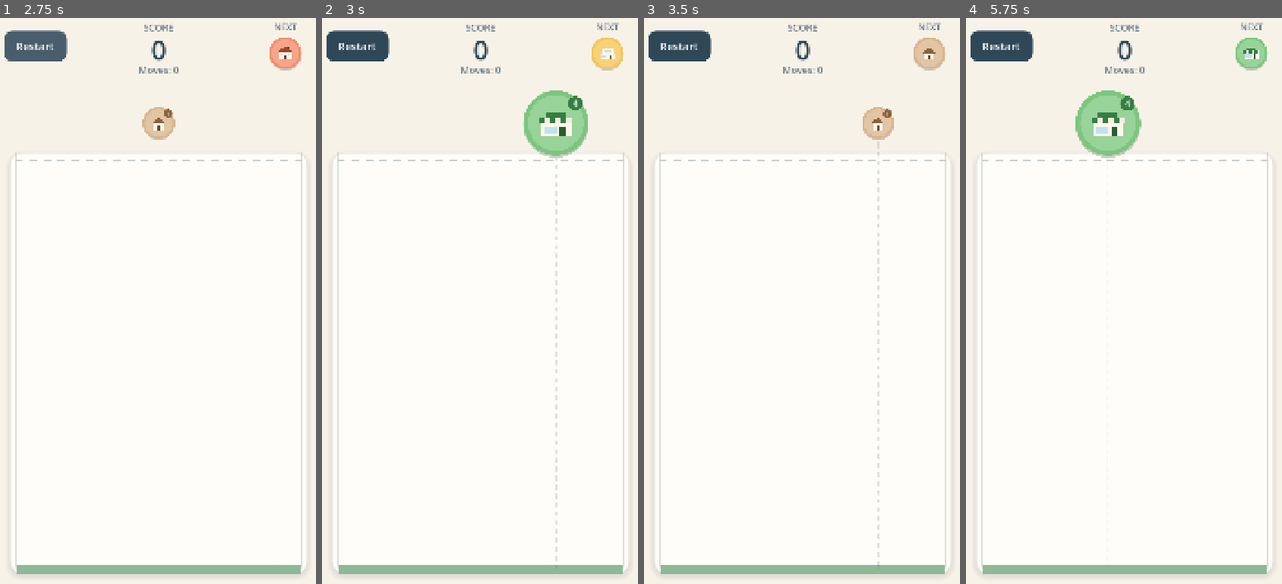
Above: before the commit, frames 1-4 (left to right).
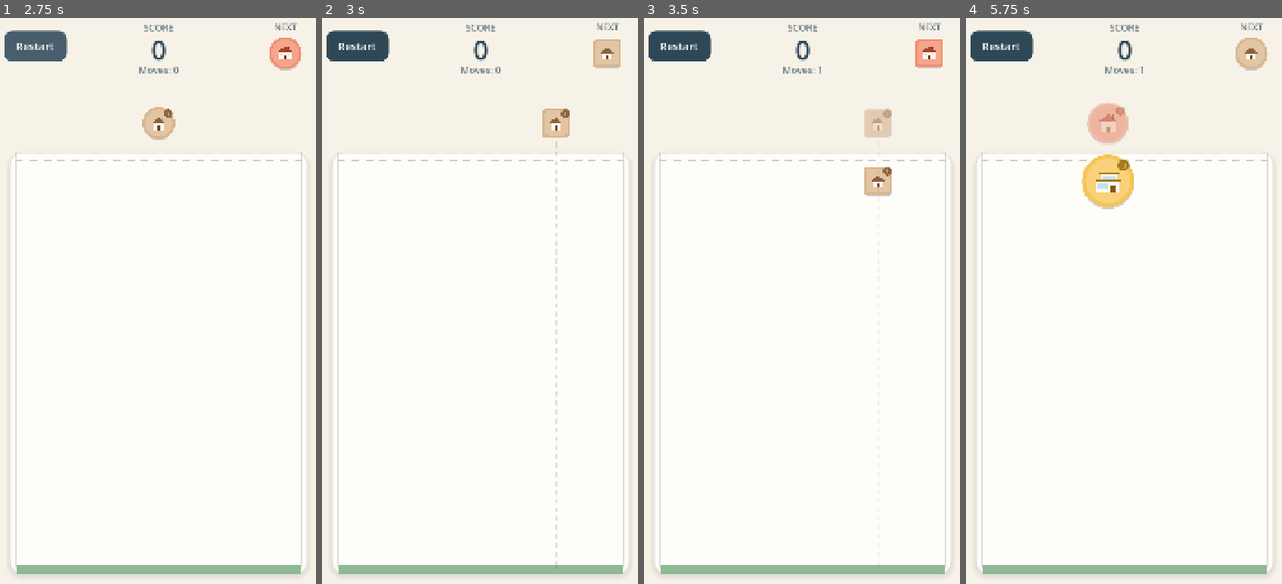
Above: after the commit, the same moments.

Repository: oguzgunes0234-collab/mini-metropol
Game: Godot game, scene res://scenes/main.tscn
Same seed, same stepped clock (60 frames per second), same inputs: the game is played once before the commit and once after it.
Inputs (mouse positions are in pixels of both pictures, inside the frame that each line leads up to):
- Up to frame 1 (2.75 s): click "Restart" at 0.5 s; click "Restart" at 1.25 s; click "Restart" at 2 s
- Up to frame 2 (3 s): tap Enter at 2.75 s; move the mouse to (555, 284) at 2.77 s; tap B at 2.85 s; click (555, 284) at 2.92 s
- Up to frame 3 (3.5 s): tap Space at 3.02 s
- Up to frame 4 (5.75 s): move the mouse to (1057, 346) at 3.52 s; tap B at 3.6, 4.55, 5.1 s; click (1057, 346) at 3.67 s; tap Space at 3.77, 5.27 s; move the mouse to (1158, 182) at 4.27 s; tap R at 4.35 s; click (1158, 182) at 4.42 s; move the mouse to (1108, 436) at 5.02 s; click (1108, 436) at 5.17 s

Frame 1 is identical in both runs. In frame 2, 2.8% of the frame differs, in the area x 63-96%, y 3-97%; in frame 3, 1.1%; in frame 4, 3.5%, in the area x 34-96%, y 3-34%.

Commit message:
Aşama 2: sağlamlaştırma, ölçümler ve belgeler
- Bırakma noktası dolu kuralı: bina başka binanın içinde doğmaz (simülasyonda bulunan hata)
- Yukarı doğru hız sınırı ve güvenlik tavanı: binalar alandan kaçamaz (testte bulunan hata)
- Bina boyutları %25 büyütüldü (5 varyantın simülasyonla karşılaştırılması)
- Dairesel binaların çizimi dik kalır; yuvarlatılmış kare şekil deneysel (B tuşu)
- Simülasyona kare süresi ve gömülme ölçümü; ekran görüntüsü ve lint araçları
- Oturum başlangıç kancası: bulut oturumunda Godot otomatik kurulur
- Belgeler: mimari, kararlar, testler, görsel lisans kaydı

Co-Authored-By: Claude Opus 5.5 <noreply@anthropic.com>
Claude-Session: https://claude.ai/code/session_01Ko1xbann4AtbbogS29C8dN

Diff:
--- a/scripts/game/board.gd
+++ b/scripts/game/board.gd
@@ -185,6 +185,8 @@
 
 func _physics_process(delta: float) -> void:
 	sim_time += delta
+	for b in buildings:
+		b.keep_upright()
 	if not active:
 		return
 	_resolve_merges()
--- a/scripts/game/building.gd
+++ b/scripts/game/building.gd
@@ -28,6 +28,7 @@
 var _grow_from := 1.0
 var _grow_elapsed := 0.0
 var _grow_duration := 0.0
+var _drawn_rotation := 0.0
 
 
 func setup(p_uid: int, def: Dictionary, data: GameData, material: PhysicsMaterial, p_origin: String, p_born_time: float, grow_from: float = 1.0) -> void:
@@ -81,13 +82,20 @@
 
 ## Binanın en üst noktasının (Board yerel koordinatında) y değeri.
 func top_y() -> float:
+	return bounds().position.y
+
+
+## Fizik şeklinin Board yerel koordinatındaki sınır kutusu.
+func bounds() -> Rect2:
 	if shape_mode == "rounded_box":
-		var min_y := INF
 		var xf := Transform2D(rotation, position)
-		for p in (_shape as ConvexPolygonShape2D).points:
-			min_y = minf(min_y, (xf * p).y)
-		return min_y
-	return position.y - current_radius()
+		var pts := (_shape as ConvexPolygonShape2D).points
+		var rect := Rect2(xf * pts[0], Vector2.ZERO)
+		for p in pts:
+			rect = rect.expand(xf * p)
+		return rect
+	var r := current_radius()
+	return Rect2(position - Vector2(r, r), Vector2(r, r) * 2.0)
 
 
 func _physics_process(delta: float) -> void:
@@ -119,9 +127,22 @@
 	if _shape is CircleShape2D:
 		(_shape as CircleShape2D).radius = radius * grow
 	else:
-		(_shape as ConvexPolygonShape2D).points = BuildingArt.rounded_box_points(radius * grow)
+		# set_point_cloud noktaları fizik motorunun beklediği sıraya koyar;
+		# sıra ters olursa yüzey yönleri ters hesaplanır ve gövdeler gömülür.
+		(_shape as ConvexPolygonShape2D).set_point_cloud(BuildingArt.rounded_box_points(radius * grow))
 	queue_redraw()
 
 
+## Dairesel gövde fizikte yuvarlanır ama bina çizimi hep dik durur: gövde
+## döndükçe çizim ters açıyla yeniden yapılır. Board her fizik adımında çağırır.
+## (Godot, fiziğin taşıdığı gövdeler için dönüşüm bildirimi göndermez.)
+func keep_upright() -> void:
+	if shape_mode == "circle" and absf(rotation - _drawn_rotation) > 0.004:
+		queue_redraw()
+
+
 func _draw() -> void:
+	if shape_mode == "circle":
+		_drawn_rotation = rotation
+		draw_set_transform(Vector2.ZERO, -rotation)
 	BuildingArt.draw_building(self, _def, current_radius(), shape_mode)
--- a/scripts/game/game.gd
+++ b/scripts/game/game.gd
@@ -119,6 +119,11 @@
 				hud.toggle_debug()
 			KEY_SPACE:
 				_request_drop()
+			KEY_B:
+				# Geliştirici: daire / yuvarlatılmış kare (deneysel) şekilleri karşılaştır.
+				var physics := data.section("physics")
+				physics.shape_mode = "rounded_box" if physics.shape_mode == "circle" else "circle"
+				get_tree().reload_current_scene()
 
 
 func _notification(what: int) -> void:
--- /dev/null
+++ b/tools/screenshot.gd
@@ -0,0 +1,61 @@
+extends SceneTree
+## Oyun ekranının görüntüsünü alır (görsel kontrol ve farklı ekran oranları için).
+## Ekranlı (sanal ekran da olur) çalıştırılmalıdır, --headless ile çalışmaz.
+##
+## Kullanım (pencere boyutu --resolution ile verilir):
+##   godot --path . --rendering-driver opengl3 --resolution 540x960 -s res://tools/screenshot.gd -- \
+##         --drops=40 --seed=3 --out=reports/shot.png [--locale=tr] [--game-over] [--debug]
+
+var _opts := {"drops": "40", "seed": "3", "out": "reports/shot.png", "bot": "greedy", "locale": "tr"}
+var _flags := {}
+
+
+func _initialize() -> void:
+	for arg in OS.get_cmdline_user_args():
+		if arg.begins_with("--") and arg.contains("="):
+			var kv := arg.substr(2).split("=", true, 1)
+			_opts[kv[0]] = kv[1]
+		elif arg.begins_with("--"):
+			_flags[arg.substr(2)] = true
+	_run.call_deferred()
+
+
+func _run() -> void:
+	TranslationServer.set_locale(String(_opts.locale))
+	if _opts.has("shape"):
+		GameData.load_default().rules.physics.shape_mode = String(_opts.shape)
+	await process_frame
+	var scene: Node = load("res://scenes/main.tscn").instantiate()
+	root.add_child(scene)
+	await process_frame
+	await process_frame
+	var session: GameSession = scene.session
+	var seed_value := int(_opts.seed)
+	session.start(seed_value)
+	var bot := SimBot.new(SimBot.kind_from_name(String(_opts.bot)), seed_value)
+	var drops := 0
+	var target := int(_opts.drops)
+	var guard := 0
+	while drops < target and session.state == GameSession.State.PLAYING and guard < 60 * 600:
+		await physics_frame
+		guard += 1
+		if session.can_drop() and session.try_drop(bot.choose_x(session)):
+			drops += 1
+	for i in 150:
+		await physics_frame
+	if _flags.has("game-over") and session.state == GameSession.State.PLAYING:
+		session.board.end_game("danger")
+		await process_frame
+	if _flags.has("debug"):
+		scene.hud.toggle_debug()
+	# Nişangâhı ortaya al, sıradaki bina görünsün.
+	scene.dropper.set_aim(session.board.width * 0.5)
+	for i in 3:
+		await process_frame
+	await RenderingServer.frame_post_draw
+	var img := root.get_texture().get_image()
+	var out := ProjectSettings.globalize_path("res://").path_join(String(_opts.out))
+	DirAccess.make_dir_recursive_absolute(out.get_base_dir())
+	img.save_png(out)
+	print("Kaydedildi: ", out, " (", img.get_width(), "x", img.get_height(), ") bina=", session.board.building_count(), " puan=", session.score.score)
+	quit()
--- a/tools/simulate.gd
+++ b/tools/simulate.gd
@@ -28,6 +28,9 @@
 		printerr("Veri hatalı: ", data.errors)
 		quit(2)
 		return
+	# --ticks: fizik adım sıklığı denemesi (komut satırında --fixed-fps aynı değer verilmeli).
+	if _opts.has("ticks"):
+		Engine.physics_ticks_per_second = int(_opts.ticks)
 	var target := int(_opts.drops)
 	var seed_value := int(_opts.seed)
 	var bot := SimBot.new(SimBot.kind_from_name(String(_opts.bot)), seed_value)
@@ -157,7 +160,8 @@
 	var resting := false
 	for b in board.buildings:
 		var r := b.current_radius()
-		var pen := maxf(maxf(r - b.position.x, b.position.x - (board.width - r)), b.position.y - (board.height - r))
+		var box := b.bounds()
+		var pen := maxf(maxf(-box.position.x, box.end.x - board.width), box.end.y - board.height)
 		var rel := pen / r
 		var slow := b.linear_velocity.length() < 120.0
 		_pen_max = maxf(_pen_max, rel)
Not shown, added: .claude/settings.json
Not shown, added: tools/screenshot.gd.uid
Not shown, added: .claude/hooks/session-start.sh
Not shown, changed: README.md
Not shown, added: docs/ARCHITECTURE.md
Not shown, added: docs/ASSETS.md
Not shown, added: docs/DECISIONS.md
Not shown, added: docs/TESTING.md
Not shown, added: tools/lint.sh
Not shown, changed: tools/run_sim.sh
Not shown, changed: tools/run_tests.sh
Not shown, added: tools/screenshots.sh
(and 1 more such lines)
